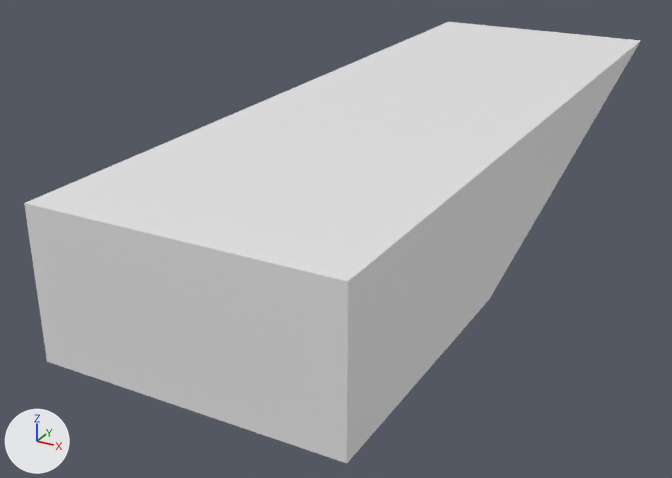
Before and after pictures for a commit that changed the FBX model Assets/Models/_level_models/cube_2x6_a.fbx.
Both versions are drawn from a 50 mm lens placed at (2.77, -4.33, 2.36), pointed at (-0.43, 1.49, -0.55). Lighting does not change. The marker at lower left points along +X, +Y and +Z.

In view in the first picture: 'cube_2x6_a'.
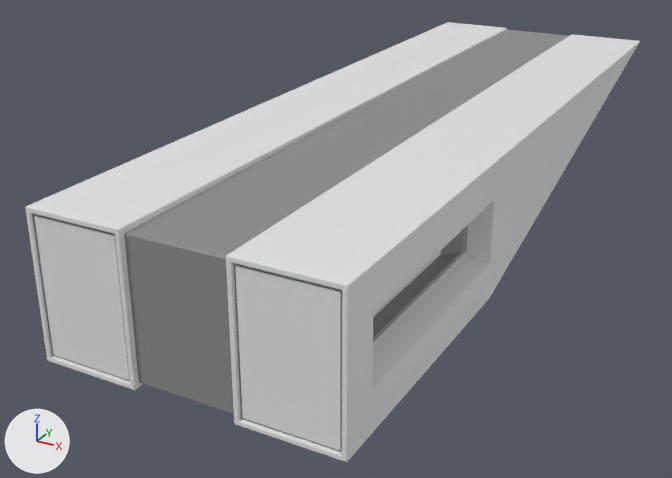
Changed parts and their boxes [x1, y1, x2, y2] in the pictures (672 x 478 px):
'cube_2x6_a', reshaped, rescaled
    before: [24, 22, 641, 463]
    after: [25, 22, 640, 462]

The change, as a diff of the scene's bpy script:
```diff
--- a/Assets/Models/_level_models/cube_2x6_a.fbx.py
+++ b/Assets/Models/_level_models/cube_2x6_a.fbx.py
@@ mat_mat_detail @@
+mat_mat_detail = principled_material('mat_detail')
+mat_mat_detail.base_color = (0.263, 0.263, 0.263)  # grey #8c8c8c
@@ mat_mat_main @@
+mat_mat_main = principled_material('mat_main')
+mat_mat_main.base_color = (0.787, 0.787, 0.787)  # white #e5e5e5
@@ me_mesh @@
 # used by ob_cube_2x6_a; location = (0.0, 0.0, 0.0); rotation_euler = (1.571, 0.0, 0.0), in degrees (90, 0, 0); scale = (0.01, 0.01, 0.01)
-me_mesh.from_pydata(...)  # 8 vertices, 6 faces; spans x -100.0..100.0, y -50.0..50.0, z -500.0..100.0
+me_mesh.from_pydata(...)  # 408 vertices, 410 faces; spans x -1.0..1.0, y 0.0, z -5.0..1.0
+# me_mesh part 1: 8 vertices removed from x -100.0..100.0, y -50.0..50.0, z -500.0..100.0; 408 vertices added at x -1.0..1.0, y 0.0, z -5.0..1.0
+me_mesh.materials.append(mat_mat_main)  # white #e5e5e5
+me_mesh.materials.append(mat_mat_detail)  # grey #8c8c8c
@@ ob_cube_2x6_a @@
 ob_cube_2x6_a.rotation_euler = (1.571, 0.0, 0.0)  # degrees (90, 0, 0)
-ob_cube_2x6_a.scale = (0.01, 0.01, 0.01)
```
